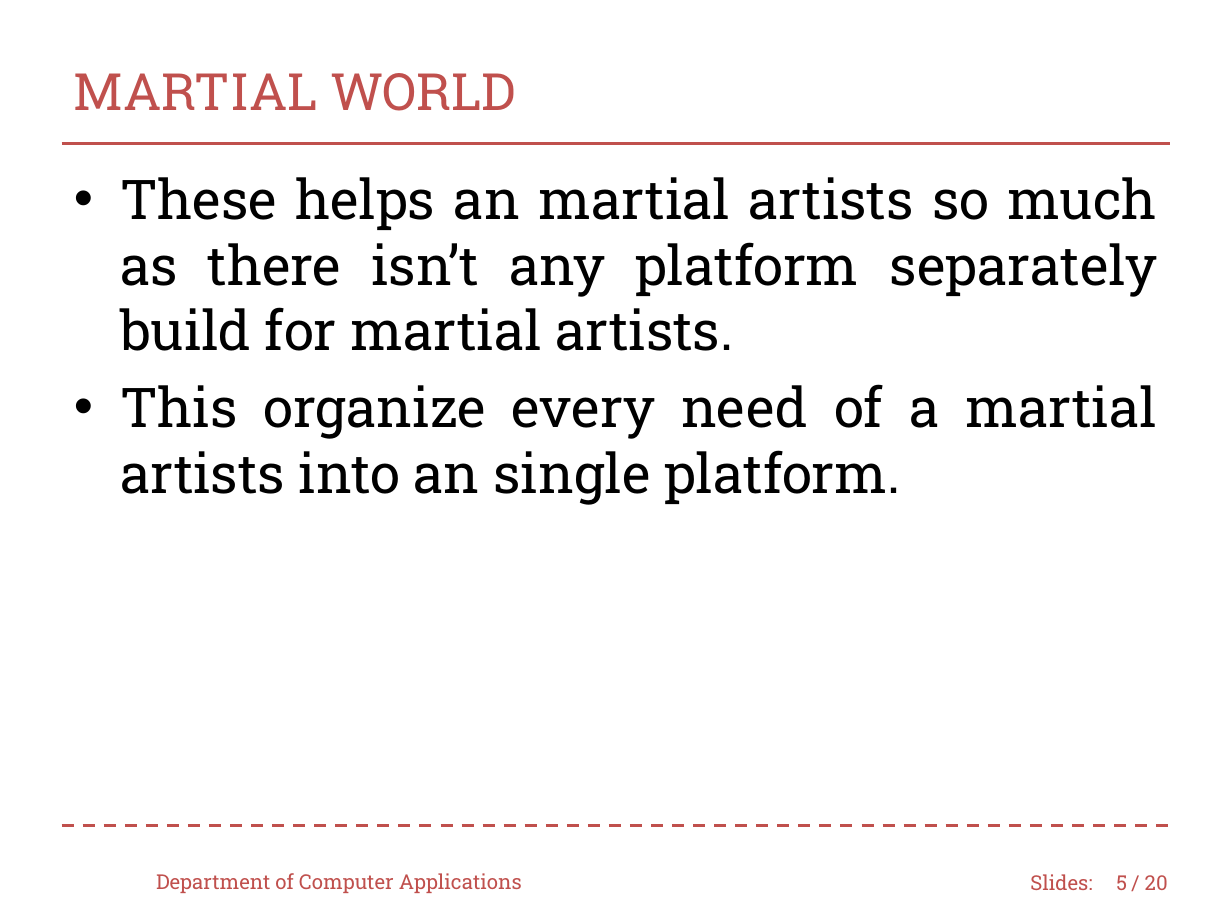
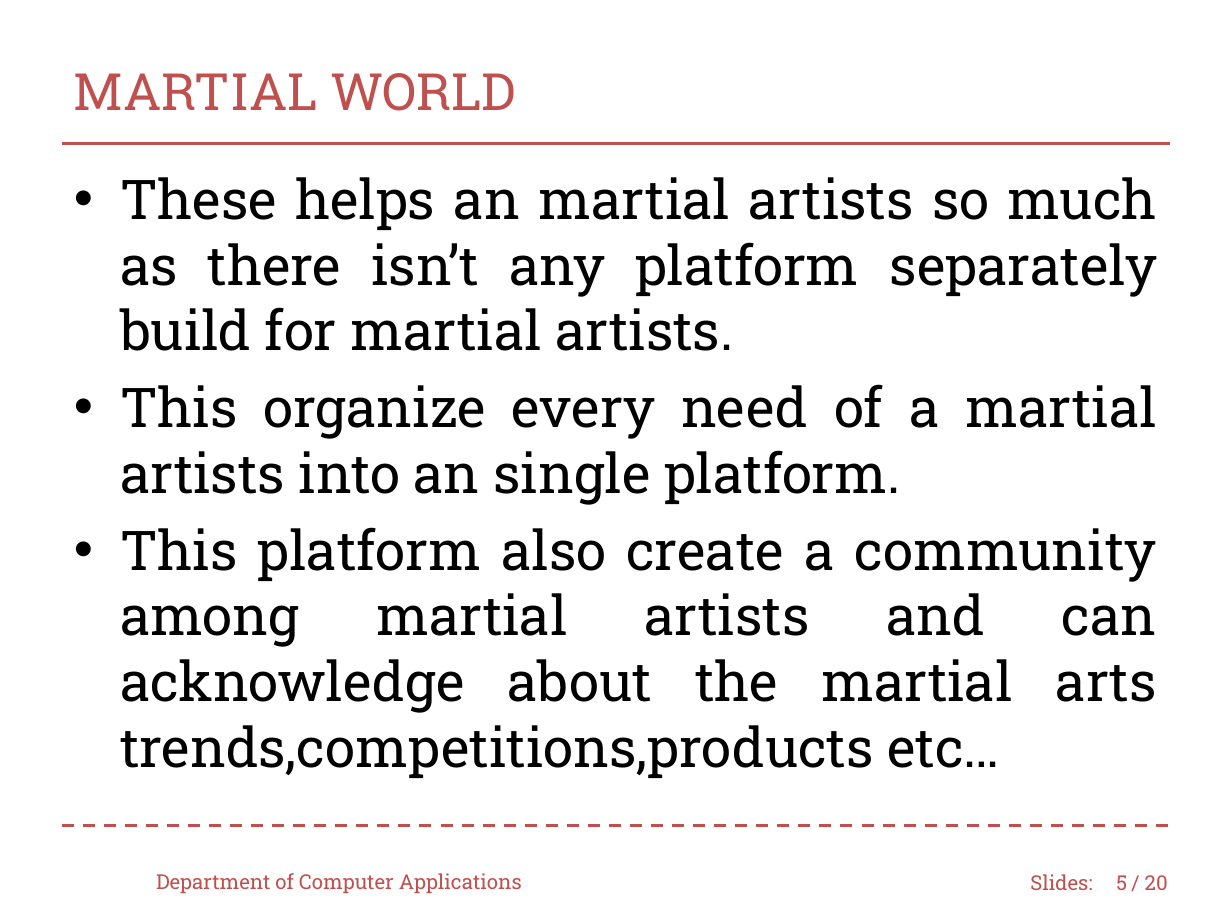
Before and after one commit to Saran-sk52/Mini-Project, a slide deck: slide 5 of 49_MP_presentation.pptx. Drawn at 1232x924 pixels with LibreOffice and Linux fonts; fonts in the diff are those of the drawing; background and template pictures are left out. Boxes give left, top, right and bottom in pixels: in the first picture for what was removed or moved away, otherwise in the second. Text is boxed around its words. In the diff, an @@ line names an element or a change of style, - is before the commit and + after.

```diff
--- a/49_MP_presentation.pptx
+++ b/49_MP_presentation.pptx
@@ text at [120,527,1157,778]: paragraph added @@
+• This platform also create a community among martial artists and can acknowledge about the martial arts trends,competitions,products etc…
```
Also in this commit, not shown: 18 other slides changed, 1 slide added, 1 slide removed.
